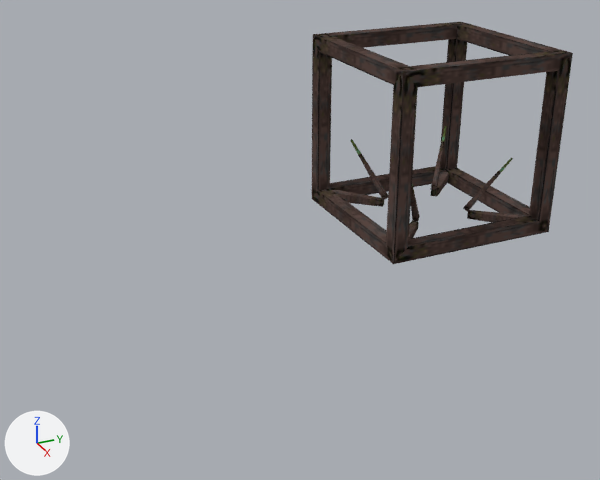
A saved change to the Blender file objsrc/wispgen.blend.
Both versions are drawn from a 50 mm lens placed at (11.46, -3.07, 5.79), pointed at (0.62, 1.81, 0.37). Every picture has the same lights, and +X, +Y and +Z are marked at lower left.

Objects in the first picture: 'dd.002', 'dd.003', 'dd.004', 'dd.005', 'jj'.
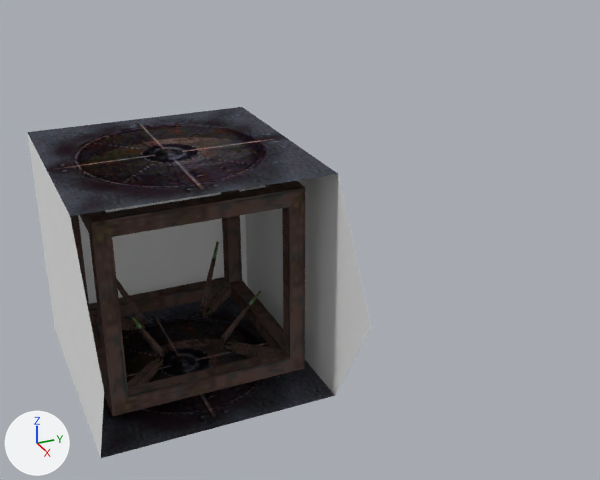
The edits, one by one:
me_dd_001 has 10 vertices, 5 faces and spans x -1.8..2.98, y 2.7..6.3, z -0.2..3.4.
me_dd_001 is used by ob_aa; location (0.0, 0.0, 0.0).
me_dd_001 part 1: the whole mesh is moved by (0.0, -4.5, -1.5).
me_cube has 40 vertices, 48 faces and spans x -1.5..1.5, y -1.5..1.5, z -1.5..1.5.
me_cube is used by ob_jj; location (0.0, 4.5, 1.6).
me_cube part 2: the whole mesh is moved by (0.0, 0.0, 0.1).
Object 'aa' (ob_aa) is now shown.
Object 'jj' (ob_jj) moves from (0.0, 4.5, 1.6) to (0.0, 0.0, 0.0).
In object 'dd.002' (ob_dd_002), parent is now set to ob_jj.
In object 'dd.002' (ob_dd_002), matrix_parent_inverse is now set to Matrix(((1.0, 0.0, 0.0, 0.0), (0.0, 1.0, 0.0, -4.5), (0.0, 0.0, 1.0, -1.5), (0.0, 0.0, 0.0, 1.0))).
In object 'dd.003' (ob_dd_003), parent is now set to ob_jj.
In object 'dd.003' (ob_dd_003), matrix_parent_inverse is now set to Matrix(((1.0, 0.0, 0.0, 0.0), (0.0, 1.0, 0.0, -4.5), (0.0, 0.0, 1.0, -1.5), (0.0, 0.0, 0.0, 1.0))).
In object 'dd.004' (ob_dd_004), parent is now set to ob_jj.
In object 'dd.004' (ob_dd_004), matrix_parent_inverse is now set to Matrix(((1.0, 0.0, 0.0, 0.0), (0.0, 1.0, 0.0, -4.5), (0.0, 0.0, 1.0, -1.5), (0.0, 0.0, 0.0, 1.0))).
In object 'dd.005' (ob_dd_005), parent is now set to ob_jj.
In object 'dd.005' (ob_dd_005), matrix_parent_inverse is now set to Matrix(((1.0, 0.0, 0.0, 0.0), (0.0, 1.0, 0.0, -4.5), (0.0, 0.0, 1.0, -1.5), (0.0, 0.0, 0.0, 1.0))).

Pixel boxes (x1, y1, x2, y2) of what changed, in the pictures (600 x 480 px):
'aa', shown
    after: (27, 107, 371, 458)
'jj', moved
    before: (312, 22, 573, 264)
    after: (70, 181, 305, 416)
'dd.004', moved
    before: (463, 157, 525, 223)
    after: (219, 291, 282, 357)
'dd.002', moved
    before: (332, 139, 388, 207)
    after: (91, 278, 148, 333)
'dd.003', moved
    before: (431, 126, 449, 197)
    after: (199, 242, 231, 318)
'dd.005', moved
    before: (409, 185, 420, 239)
    after: (127, 317, 165, 387)
